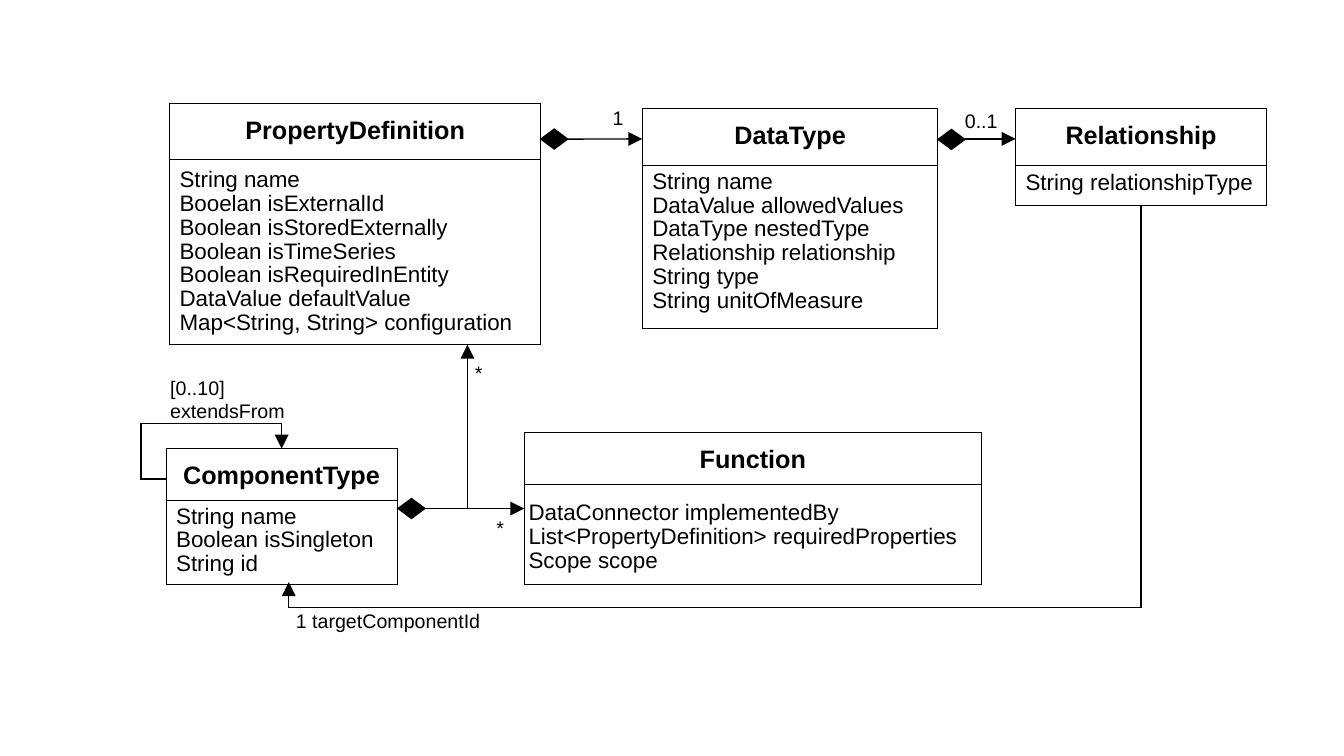
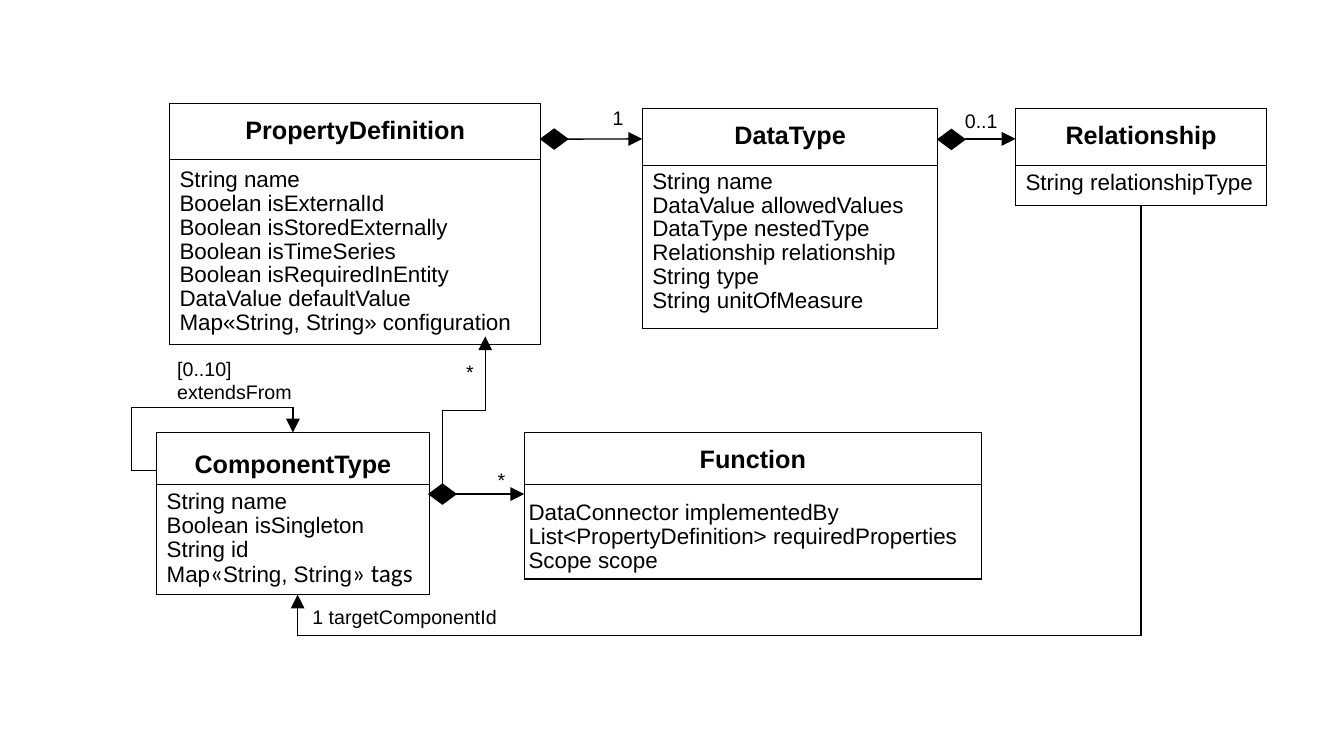
Before and after one commit to derlehner/dt_language_comparison, a slide deck: slide 10 of Figures.pptx. Drawn at 1344x756 pixels with LibreOffice and Linux fonts; fonts in the diff are those of the drawing. Boxes give left, top, right and bottom in pixels: in the first picture for what was removed or moved away, otherwise in the second. Text is boxed around its words. In the diff, an @@ line names an element or a change of style, - is before the commit and + after.

Commit message:
update

```diff
--- a/Figures.pptx
+++ b/Figures.pptx
@@ elbow arrow moved from (1141, 206) - (288, 583) to (1141, 206) - (297, 595) @@
@@ text at (x1=180, y1=313, x2=511, y2=335): text changed @@
-Map<String, String> configuration
+Map«String, String» configuration
@@ text "[0..10] extendsFrom" moved from (x1=170, y1=380, x2=284, y2=419) to (x1=177, y1=361, x2=291, y2=400) @@
@@ elbow arrow moved from (424, 508) - (468, 345) to (443, 484) - (485, 337) @@
@@ text "*" moved from (x1=475, y1=361, x2=563, y2=388) to (x1=466, y1=360, x2=554, y2=387) @@
@@ elbow arrow moved from (166, 479) - (281, 449) to (156, 471) - (293, 433) @@
@@ rectangle resized from (x1=166, y1=449, x2=397, y2=585) to (x1=156, y1=433, x2=430, y2=595) @@
@@ rectangle resized from (x1=524, y1=433, x2=982, y2=585) to (x1=524, y1=433, x2=982, y2=579) @@
@@ text "ComponentType" moved from (x1=183, y1=466, x2=380, y2=489) to (x1=195, y1=455, x2=392, y2=478) @@
@@ text "*" moved from (x1=497, y1=516, x2=521, y2=543) to (x1=498, y1=468, x2=522, y2=495) @@
@@ text "String name" moved from (x1=176, y1=507, x2=373, y2=576) to (x1=167, y1=492, x2=413, y2=587) @@
@@ line moved from (166, 501) - (397, 501) to (156, 484) - (430, 484) @@
@@ elbow arrow removed from (424, 508) to (524, 509) @@
@@ diamond moved from (x1=398, y1=499, x2=425, y2=519) to (x1=429, y1=484, x2=456, y2=505) @@
@@ arrow added from (456, 494) to (524, 494), #000000 1 pt @@
@@ text at (x1=167, y1=565, x2=413, y2=587): paragraph added @@
+Map«String, String» tags
@@ text "1 targetComponentId" moved from (x1=296, y1=613, x2=480, y2=632) to (x1=312, y1=609, x2=497, y2=628) @@
```
